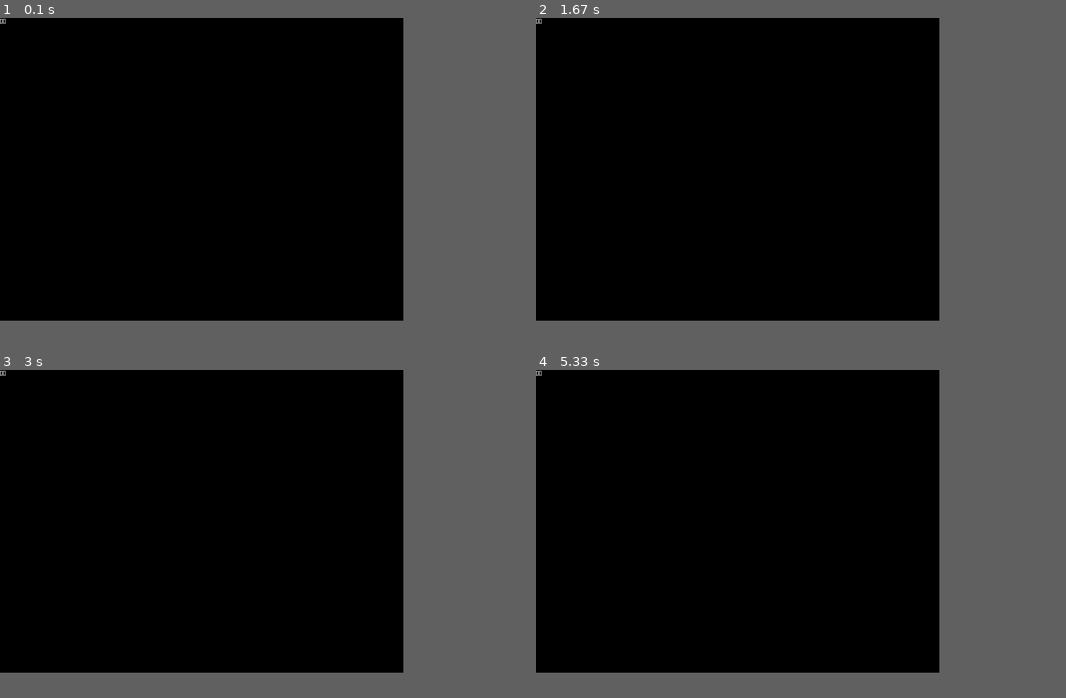
Above: before the commit, frames 1-4 (two rows, left to right).
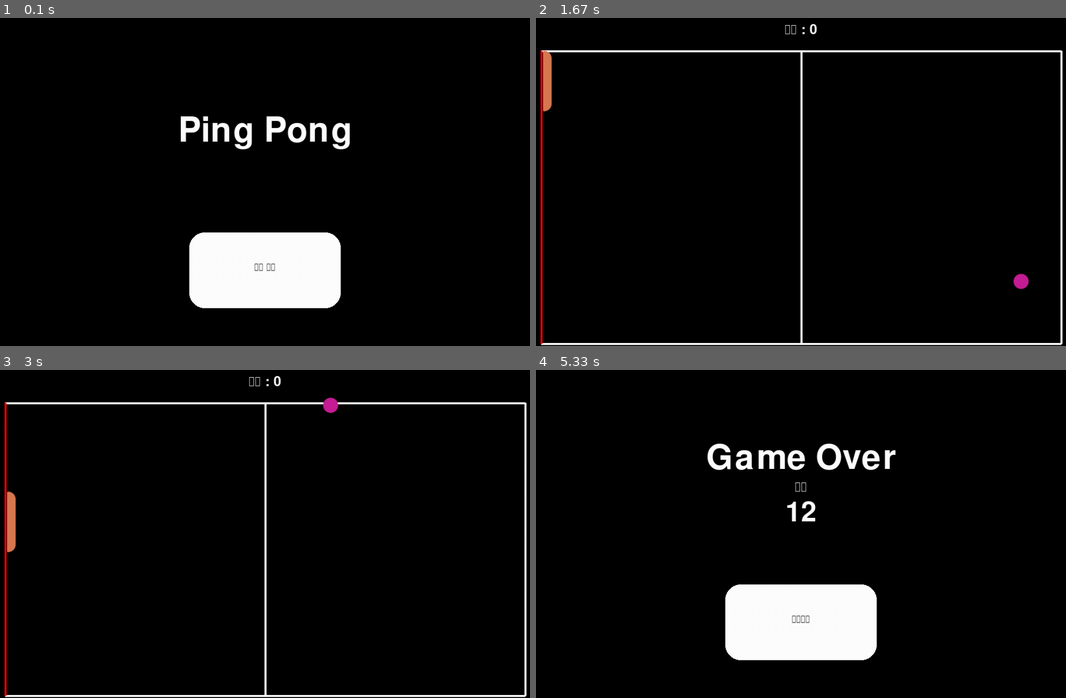
Above: after the commit, the same moments.

Repository: devaspirant0510/pygame-space-ship-game
Game: pygame game, started from pingponggame.py
Same seed, same stepped clock (60 frames per second), same inputs: the game is played once before the commit and once after it.
Inputs (mouse positions are in pixels of both pictures, inside the frame that each line leads up to):
- Up to frame 1 (0.1 s): no input
- Up to frame 2 (1.67 s): press the mouse at (801, 270) at 0.37 s; move the mouse to (790, 182) at 0.47 s; release the mouse at (779, 93) at 0.6 s; press the mouse at (801, 270) at 0.7 s; move the mouse to (710, 168) at 0.8 s; release the mouse at (626, 67) at 0.93 s; press the mouse at (801, 270) at 1.03 s; move the mouse to (779, 231) at 1.13 s; release the mouse at (763, 195) at 1.27 s; press the mouse at (801, 270) at 1.37 s; move the mouse to (869, 162) at 1.47 s; release the mouse at (938, 57) at 1.6 s
- Up to frame 3 (3 s): press the mouse at (265, 622) at 1.7 s; move the mouse to (164, 566) at 1.8 s; release the mouse at (68, 511) at 1.93 s; press the mouse at (265, 622) at 2.03 s; move the mouse to (249, 563) at 2.13 s; release the mouse at (233, 504) at 2.27 s; press the mouse at (265, 622) at 2.37 s; move the mouse to (291, 527) at 2.47 s; release the mouse at (323, 432) at 2.6 s; press the mouse at (265, 622) at 2.7 s; move the mouse to (238, 570) at 2.8 s; release the mouse at (212, 520) at 2.93 s
- Up to frame 4 (5.33 s): press the mouse at (801, 622) at 3.03 s; move the mouse to (811, 599) at 3.13 s; release the mouse at (822, 579) at 3.27 s; press the mouse at (801, 622) at 3.37 s; move the mouse to (822, 550) at 3.47 s; release the mouse at (838, 481) at 3.6 s; press the mouse at (801, 622) at 3.7 s; move the mouse to (716, 566) at 3.8 s; release the mouse at (626, 511) at 3.93 s; press the mouse at (801, 622) at 4.03 s; move the mouse to (816, 534) at 4.13 s; release the mouse at (832, 445) at 4.27 s; press the mouse at (801, 622) at 4.37 s; move the mouse to (716, 570) at 4.47 s; release the mouse at (626, 520) at 4.6 s; click (917, 638) at 4.72 s; press the mouse at (917, 638) at 5.03 s; move the mouse to (838, 616) at 5.13 s; release the mouse at (753, 593) at 5.27 s
The window is 685x514 before the commit and 900x557 after it. Grey fills any space a smaller window leaves; there, only what the larger window draws over its background counts as a difference.

The runs differ from the first frame. In frame 1, 7.8% of the frame differs, in the area x 0-66%, y 0-89%; in frame 2, 3.5%; in frame 3, 3.5%; in frame 4, 7.9%, in the area x 0-68%, y 0-89%.

Commit message:
feat: Overhaul pingpong game with enhanced features and mechanics

Diff:
--- a/pingponggame.py
+++ b/pingponggame.py
@@ -1,27 +1,243 @@
 import pygame
+import random
 from enum import Enum, auto
+import math
+
+pygame.init()
+# font
+font20 = pygame.font.SysFont("나눔고딕보통", 20)
+font25 = pygame.font.SysFont("나눔고딕보통", 25)
+font30 = pygame.font.SysFont("나눔고딕보통", 30)
+font40 = pygame.font.SysFont("나눔고딕보통", 40)
+font50 = pygame.font.SysFont("나눔고딕보통", 50)
+font80 = pygame.font.SysFont("나눔고딕보통", 80)
+font100 = pygame.font.SysFont("나눔고딕보통", 100)
+
+# color
+COLOR_BLACK = (0, 0, 0)
+COLOR_WHITE = (255, 255, 255)
+
+# screen option
+SCREEN_WIDTH, SCREEN_HEIGHT = 1050, 650
+screen = pygame.display.set_mode((SCREEN_WIDTH, SCREEN_HEIGHT))
+pygame.display.set_caption("핑퐁 게임")
+
+# board info
+board_start, board_end, board_top, board_bottom = 10, 1040, 65, 645
+board_width, board_height = 1030, 580
+
+# button
+button_game_start = pygame.Rect(SCREEN_WIDTH // 2 - 150, SCREEN_HEIGHT // 2 + 100, 300, 150)
+button_game_reset = pygame.Rect(SCREEN_WIDTH // 2 - 150, SCREEN_HEIGHT // 2 + 100, 300, 150)
+
 
 class ScreenState(Enum):
     game_start = auto()
     game_main = auto()
     game_over = auto()
 
-pygame.init()
-
-SCREEN_WIDTH,SCREEN_HEIGHT = 800,600
-screen = pygame.display.set_mode((SCREEN_WIDTH,SCREEN_HEIGHT))
-pygame.display.set_caption("핑퐁 게임")
-
-print(pygame.font.get_fonts())
-font20 = pygame.font.SysFont("나눔고딕보통",20)
+
+def event_game_start(e):
+    global state
+    if e.type == pygame.MOUSEBUTTONDOWN:
+        print(e.pos)
+        if button_game_start.collidepoint(e.pos):
+            state = ScreenState.game_main
+            game_start_sound.play()
+
+
+def event_game_main(e):
+    global player_y
+    if e.type == pygame.MOUSEMOTION:
+        # 마우스 이동 이벤트 에서 마우스의 x 좌표를 플레이어 캐릭터의 x 좌표로 설정
+        image_player_rect.y = e.pos[1]-image_player.get_height()//2
+        if image_player_rect.y < board_top:
+            image_player_rect.y = board_top
+        if image_player_rect.y > board_bottom-image_player.get_height():
+            image_player_rect.y = board_bottom-image_player.get_height()
+
+
+def event_game_over(e):
+    global state, ball_y,ball_x,state_game_score, ball_speed, ball_speed_x, image_ball_rect, ball_speed_y, ball_angle, player_x, player_y, image_player_rect
+    if e.type == pygame.MOUSEBUTTONDOWN:
+        if button_game_reset.collidepoint(e.pos):
+            state = ScreenState.game_main
+            game_start_sound.play()
+            state_game_score = 0
+
+            # 초기화
+            ball_x = SCREEN_WIDTH // 2
+            ball_y = SCREEN_HEIGHT // 2
+            ball_speed = 8
+            ball_speed_x = random.choice([-ball_speed, ball_speed])
+            ball_speed_y = random.choice([-ball_speed, ball_speed])
+            ball_angle = math.radians(45)
+            image_ball_rect = image_ball.get_rect(center=(ball_x, ball_y))
+
+            player_x = 14
+            player_y = SCREEN_HEIGHT // 2
+            image_player_rect = image_player.get_rect(center=(player_x, player_y))
+
+def draw_game_start():
+    screen.fill(COLOR_BLACK)
+    title = font100.render("Ping Pong", True, COLOR_WHITE)
+    screen.blit(title, (arrange_center_width(title), arrange_center_height(title) - 100))
+    draw_button(screen, button_game_start, "게임 시작")
+
+
+last_game_time = pygame.time.get_ticks()
+state_game_score = 0
+
+level_check_time = pygame.time.get_ticks()
+
+# 상태 업데이트 여부를 체크하는 변수 추가
+is_score_updated = False
+def draw_game_main():
+    global last_game_time, state_game_score,ball_speed,is_score_updated
+    screen.fill(COLOR_BLACK)
+    pygame.draw.line(screen, COLOR_WHITE, [board_start, board_top], [board_end, board_top], 4)
+    pygame.draw.line(screen, COLOR_WHITE, [board_start, board_top + board_height], [board_end, board_top + board_height], 4)
+    pygame.draw.line(screen, (255, 0, 0), [board_start, board_top], [board_start, board_top + board_height], 4)
+    pygame.draw.line(screen, COLOR_WHITE, [board_end, board_top], [board_end, board_top + board_height], 4)
+    pygame.draw.line(screen, COLOR_WHITE, [board_start + board_width//2, board_top], [board_start + board_width//2, board_top + board_height], 4)
+    screen.blit(image_player, (image_player_rect.x, image_player_rect.y))
+    game_score = font40.render(f"점수 : {state_game_score}", True, (255, 255, 255))
+    screen.blit(game_score, (SCREEN_WIDTH // 2 - game_score.get_width() // 2, 10))
+    update_ball_position()
+    screen.blit(image_ball, image_ball_rect)
+    current_game_time = pygame.time.get_ticks()
+    if current_game_time - last_game_time > 1000:
+        last_game_time = current_game_time
+
+
+def draw_game_over():
+    screen.fill(COLOR_BLACK)
+    title = font100.render("Game Over", True, COLOR_WHITE)
+    score_header = font40.render("점수",True,COLOR_WHITE)
+    score = font80.render(f"{state_game_score}",True,COLOR_WHITE)
+    screen.blit(title, (arrange_center_width(title), arrange_center_height(title) - 150))
+    screen.blit(score_header,(arrange_center_width(score_header),arrange_center_height(title)-150+title.get_height()+10))
+    screen.blit(score,(arrange_center_width(score),arrange_center_height(title)-150+title.get_height()+score_header.get_height()+20))
+
+    draw_button(screen, button_game_reset, "다시하기")
+
+
+ping_sound = pygame.mixer.Sound("music/ball-table.ogg")
+pong_sound = pygame.mixer.Sound("music/ball-paddle.ogg")
+game_over_sound = pygame.mixer.Sound("music/game_over_pingpong.mp3")
+game_start_sound = pygame.mixer.Sound("music/ping_pong_start.ogg")
+# fps
+FPS = 60
+clock = pygame.time.Clock()
+
+image_board = pygame.image.load("img/Board.png")
+image_player = pygame.image.load("img/Player.png")
+image_computer = pygame.image.load("img/Computer.png")
+image_ball = pygame.image.load("img/Ball.png")
+image_ball_effect = pygame.image.load("img/ballMotion.png")
+
+ball_x = SCREEN_WIDTH // 2
+ball_y = SCREEN_HEIGHT // 2
+ball_speed = 8
+ball_speed_x = random.choice([-ball_speed, ball_speed])  # 랜덤으로 왼쪽 또는 오른쪽으로 시작
+ball_speed_y = random.choice([-ball_speed, ball_speed])  # 랜덤으로 왼쪽 또는 오른쪽으로 시작
+image_ball_rect = image_ball.get_rect()
+
+player_x = 14
+player_y = SCREEN_HEIGHT // 2
+image_player_rect = image_player.get_rect()
+image_player_rect.y = SCREEN_HEIGHT // 2
+image_player_rect.x = player_x
+
+# 초기 각도 및 속도 설정
+ball_angle = math.radians(45)  # 45도로 설정
 
 is_running = True
+
+state = ScreenState.game_start
+
+
+def arrange_center_width(rect):
+    return SCREEN_WIDTH // 2 - rect.get_width() // 2
+
+
+def arrange_center_height(rect):
+    return SCREEN_HEIGHT // 2 - rect.get_height() // 2
+
+
+def update_ball_position():
+    global ball_x, ball_y,state_game_score, state, ball_speed_x, ball_speed_y, image_ball_rect, ball_angle, ball_speed
+    # 공의 위치 업데이트
+    ball_x += ball_speed * math.cos(ball_angle)
+    ball_y += ball_speed * math.sin(ball_angle)
+    image_ball_rect.center = (ball_x, ball_y)
+    # 벽에 닿았을 때 튕기기 처리
+    if ball_x >= board_end-8:
+        ball_angle = math.pi - ball_angle  # 수평 방향으로 튕기도록 설정
+        if random.random() < 0.5:
+            pong_sound.play()
+        else:
+            ping_sound.play()
+
+    # 화면 위나 아래에 닿았을 때 튕기기 처리
+    if ball_y <= board_top+4:
+        ball_y = board_top+4
+        ball_angle = -ball_angle  # 화면 위에 닿았을 때 수직 방향으로 튕기
+        if random.random() < 0.5:
+            pong_sound.play()
+        else:
+            ping_sound.play()
+    elif ball_y >= board_top + board_height-4:
+        ball_y = board_top + board_height-4
+        ball_angle = -ball_angle  # 화면 아래에 닿았을 때 수직 방향으로 튕기
+        if random.random() < 0.5:
+            pong_sound.play()
+        else:
+            ping_sound.play()
+
+    if ball_x <= board_start:
+        print("game over")
+        state = ScreenState.game_over
+        game_over_sound.play()
+    if image_player_rect.x + image_player_rect.width > ball_x and image_player_rect.y <= ball_y <= image_player_rect.height + image_player_rect.y:
+        ball_angle = math.pi - ball_angle  # 수평 방향으로 튕기도록 설정
+        ball_speed+=1
+        state_game_score += 1
+        if random.random() < 0.5:
+            pong_sound.play()
+        else:
+            ping_sound.play()
+    # rotated_effect = pygame.transform.rotate(image_ball, math.degrees(-ball_angle))  # 효과 이미지 회전
+    # effect_rect = rotated_effect.get_rect(center=image_ball_rect.center)
+    # screen.blit(rotated_effect, effect_rect.topleft)
+
+
+def draw_button(surface, rect, message):
+    pygame.draw.rect(surface, COLOR_WHITE, rect, border_radius=30)
+    message = font30.render(message, True, COLOR_BLACK)
+    pos = list(rect.center)
+    pos[1] -= 5
+    message_rect = message.get_rect(center=pos)
+    surface.blit(message, message_rect)
+
 
 while is_running:
     for event in pygame.event.get():
         if event.type == pygame.QUIT:
             is_running = False
-
-    t = font20.render("안녕",True,(255,255,255))
-    screen.blit(t,(0,0))
+        if state == ScreenState.game_start:
+            event_game_start(event)
+        elif state == ScreenState.game_main:
+            event_game_main(event)
+        else:
+            event_game_over(event)
+
+    if state == ScreenState.game_start:
+        draw_game_start()
+    elif state == ScreenState.game_main:
+        draw_game_main()
+    else:
+        draw_game_over()
+
+    clock.tick(FPS)
     pygame.display.flip()
Not shown, added: music/game_over_pingpong.mp3
Not shown, added: music/ping_pong_start.ogg
